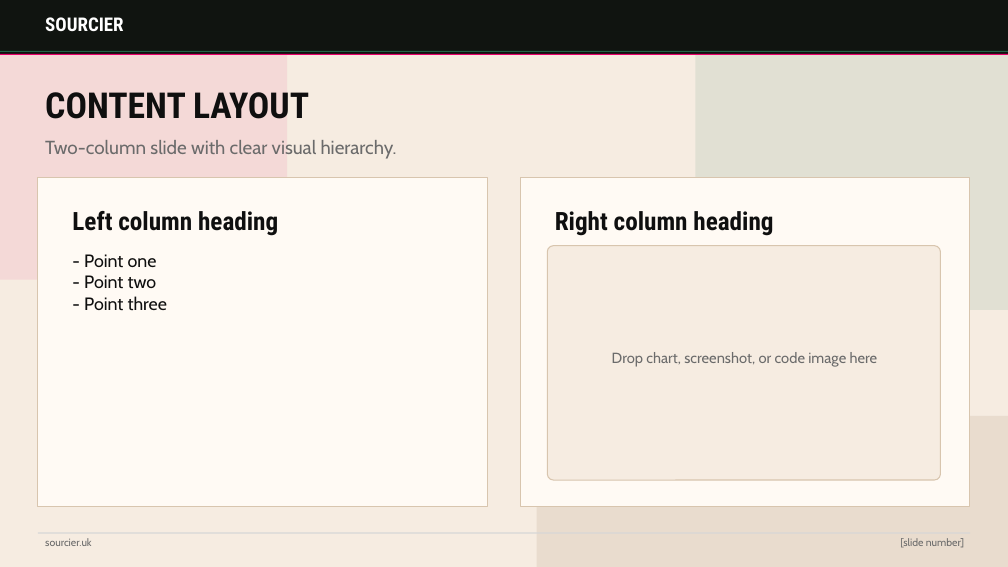
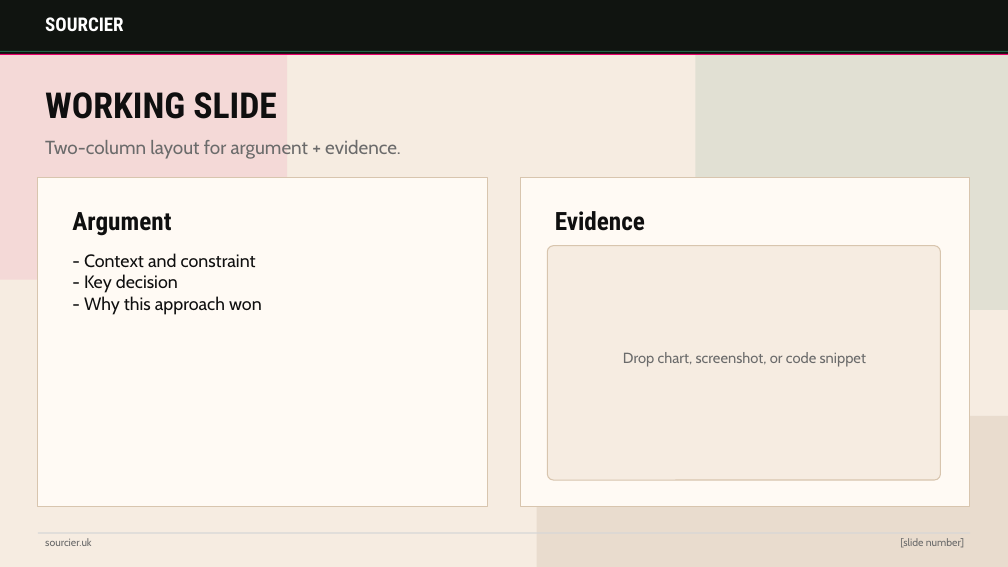
Before and after one commit to sourcier/web-sourcier.uk, a slide deck: slide 5 of assets/templates/sourcier-blog-template.pptx (slide 3 before the commit). Drawn at 1008x567 pixels with LibreOffice and Linux fonts; fonts in the diff are those of the drawing. Boxes give left, top, right and bottom in pixels: in the first picture for what was removed or moved away, otherwise in the second. Text is boxed around its words. In the diff, an @@ line names an element or a change of style, - is before the commit and + after.

Commit message:
Add new slide layouts and enhance PowerPoint template with introduction and technical decision slides

```diff
--- a/assets/templates/sourcier-blog-template.pptx
+++ b/assets/templates/sourcier-blog-template.pptx
@@ text at (x1=45, y1=92, x2=277, y2=119): text changed @@
-CONTENT LAYOUT
+WORKING SLIDE
@@ text at (x1=45, y1=140, x2=401, y2=159): text changed @@
-Two-column slide with clear visual hierarchy.
+Two-column layout for argument + evidence.
@@ text at (x1=72, y1=212, x2=171, y2=236): text changed @@
-Left column heading
+Argument
@@ text at (x1=555, y1=211, x2=645, y2=231): text changed @@
-Right column heading
+Evidence
@@ text at (x1=84, y1=253, x2=262, y2=315): text changed @@
-- Point one
-- Point two
-- Point three
+- Context and constraint
+- Key decision
+- Why this approach won
@@ text at (x1=623, y1=352, x2=866, y2=367): text changed @@
-Drop chart, screenshot, or code image here
+Drop chart, screenshot, or code snippet
```
Also in this commit, not shown: 2 other slides changed, 3 slides added, 2 other files.
